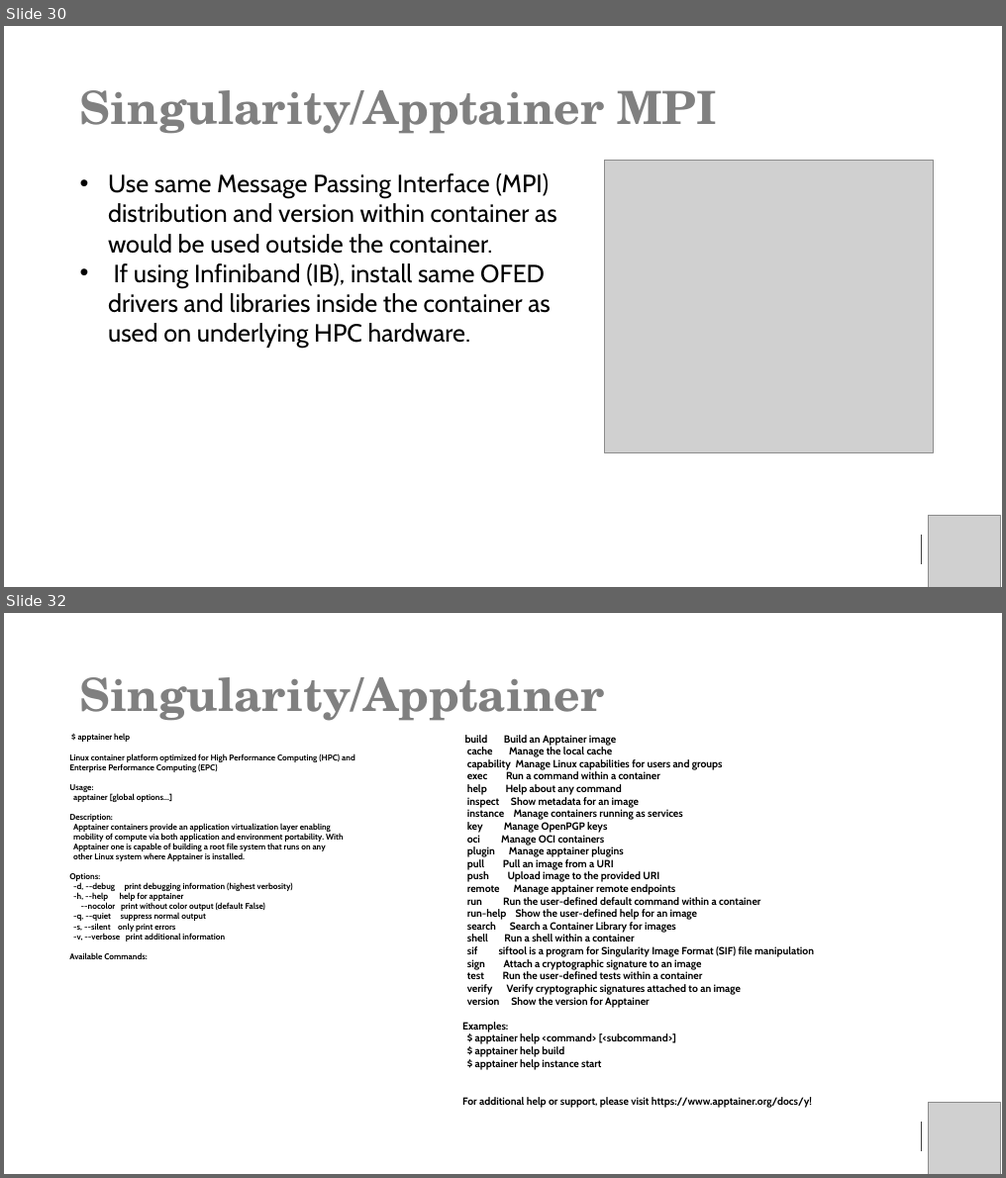
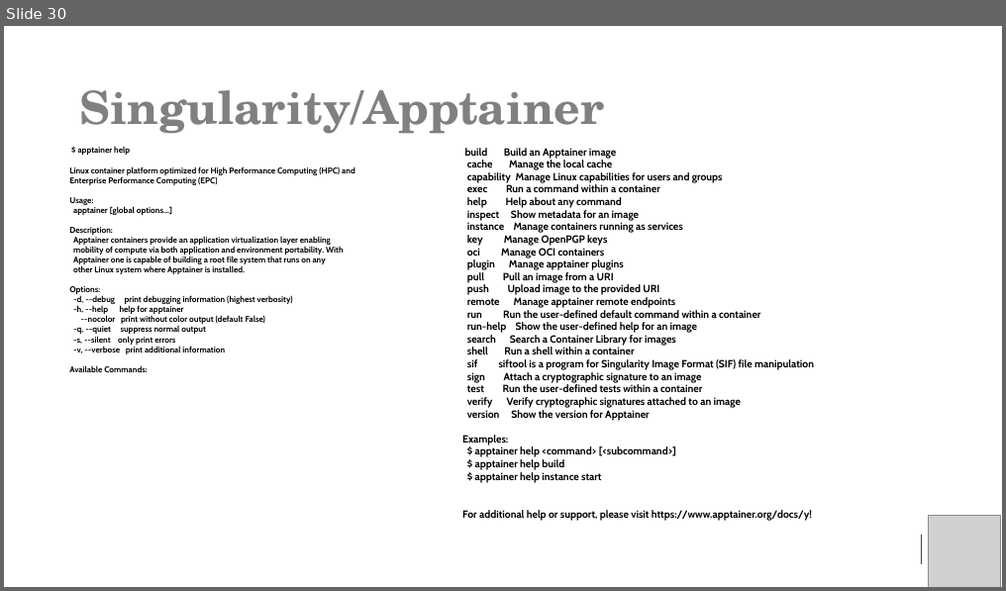
Before and after one commit to baskerville-hpc/2023-11-27-RFI-DLS-training, a slide deck: docs/07-pip-and-containers/Baskerville-pip-apptainer-Final.pptx. Shown one above the other, each under a label of ours: slides 30 and 32 before the commit, slide 30 after it; the slides between them are not shown. The pictures are 1006x1178 and 1006x591 pixels, drawn with LibreOffice and Linux fonts; fonts in the diff are those of the drawing; grey boxes stand for pictures. Boxes give left, top, right and bottom in pixels: in the first picture for what was removed or moved away, otherwise in the second. Text is boxed around its words. In the diff, an @@ line names an element or a change of style, - is before the commit and + after.

```diff
--- a/docs/07-pip-and-containers/Baskerville-pip-apptainer-Final.pptx
+++ b/docs/07-pip-and-containers/Baskerville-pip-apptainer-Final.pptx
@@ slide 30 removed at (4, 26, 1002, 587), background #FFFFFF @@
@@ title removed at (80, 90, 718, 134) @@
-Singularity/Apptainer MPI
@@ text removed at (108, 174, 557, 349) @@
-• Use same Message Passing Interface (MPI) distribution and version within container as would be used outside the container.
-• If using Infiniband (IB), install same OFED drivers and libraries inside the container as used on underlying HPC hardware.
@@ picture removed at (604, 160, 933, 454) @@
@@ picture removed at (929, 516, 1000, 587) @@
@@ line removed from (922, 535) to (922, 565) @@
@@ what was slide 32 is now slide 30 @@
```
Also in this commit, not shown: 3 slides changed, 1 other slide removed, 1 other file.
